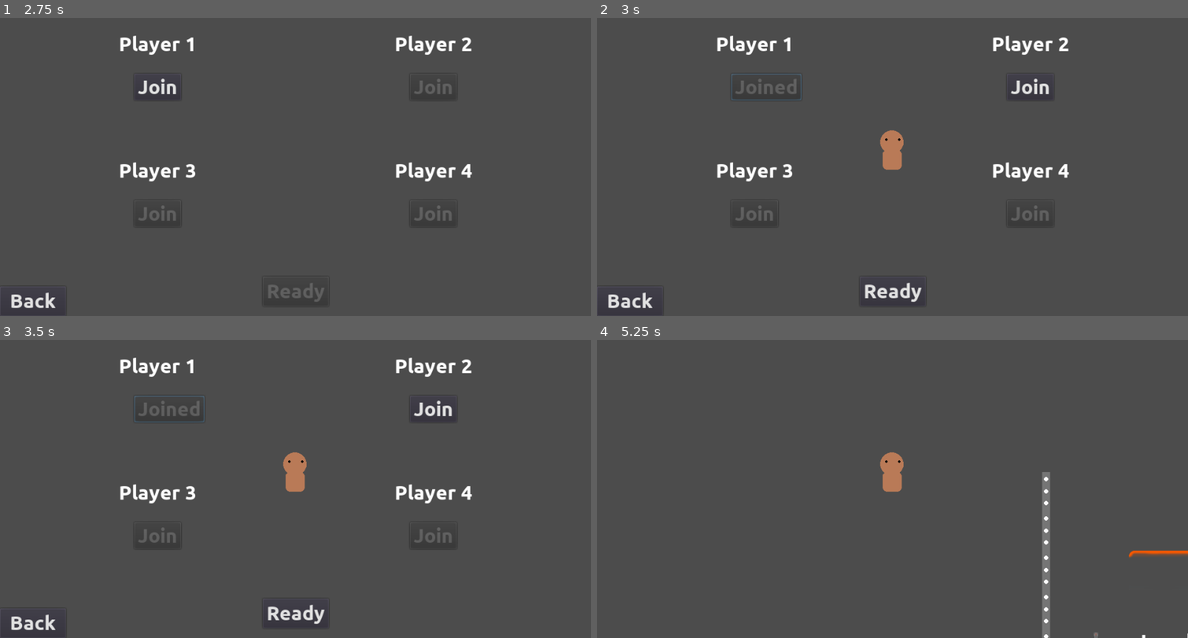
Above: before the commit, frames 1-4 (two rows, left to right).
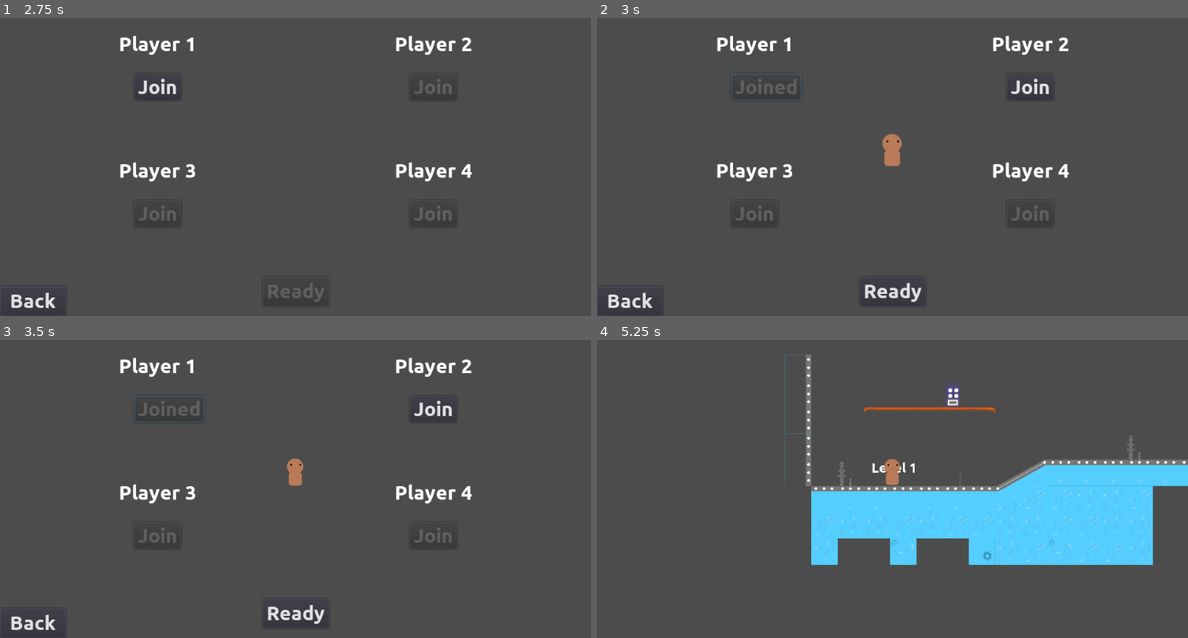
Above: after the commit, the same moments.

Repository: wsheldon67/Scredric
Game: Godot game, scene res://Main.tscn
Same seed, same stepped clock (60 frames per second), same inputs: the game is played once before the commit and once after it.
Inputs:
- Up to frame 1 (2.75 s): click "Start" at 0.5 s; click "Back" at 1.25 s; click "Start" at 2 s
- Up to frame 2 (3 s): click "Join" at 2.75 s
- Up to frame 3 (3.5 s): no input
- Up to frame 4 (5.25 s): click "Ready" at 3.5 s; click "Easy" at 4.25 s; tap Enter at 5 s

Frame 1 is identical in both runs. In frame 2, 0.2% of the frame differs, in the area x 47-52%, y 37-51%; in frame 3, 0.3%; in frame 4, 18%, in the area x 31-100%, y 4-100%.
Error before the commit: Invalid operands 'Vector2' and 'float' in operator '>'. (res://assets/game/MultiCamera.gd:42)

Commit message:
Player Spawn

Diff:
--- a/project/assets/game/MultiCamera.gd
+++ b/project/assets/game/MultiCamera.gd
@@ -39,7 +39,7 @@
 	r = r.grow_individual(margin.x, margin.y, margin.x, margin.y)
 	# var d = max(r.size.x, r.size.y)
 	var z
-	if r.size > r.size.y * screen_size.aspect():
+	if r.size.x > r.size.y * screen_size.aspect():
 		z = clamp(r.size.x / screen_size.x, min_zoom, max_zoom)
 	else:
 		z = clamp(r.size.y / screen_size.y, min_zoom, max_zoom)
--- a/project/assets/player/Player.tscn
+++ b/project/assets/player/Player.tscn
@@ -15,7 +15,7 @@
 radius = 18.0
 height = 28.0
 
-[node name="Player" type="KinematicBody2D"]
+[node name="Player" type="KinematicBody2D" groups=["players"]]
 script = ExtResource( 2 )
 
 [node name="AnimatedSprite" type="AnimatedSprite" parent="."]
--- a/project/levels/Level 1.tscn
+++ b/project/levels/Level 1.tscn
@@ -1,6 +1,7 @@
-[gd_scene load_steps=2 format=2]
+[gd_scene load_steps=3 format=2]
 
 [ext_resource path="res://elements/tiles/SciFi.tscn" type="PackedScene" id=1]
+[ext_resource path="res://elements/game_entities/PlayerStart.tscn" type="PackedScene" id=2]
 
 [node name="Level 1" type="Node2D"]
 
@@ -13,3 +14,6 @@
 
 [node name="SciFi" parent="." instance=ExtResource( 1 )]
 tile_data = PoolIntArray( 3, 0, 196613, 21, 0, 65537, 65539, 0, 196613, 65545, 0, 4, 65557, 0, 65537, 131075, 0, 196613 …(1041 unchanged characters)…
+
+[node name="PlayerStart" parent="." instance=ExtResource( 2 )]
+position = Vector2( 454, 286 )
